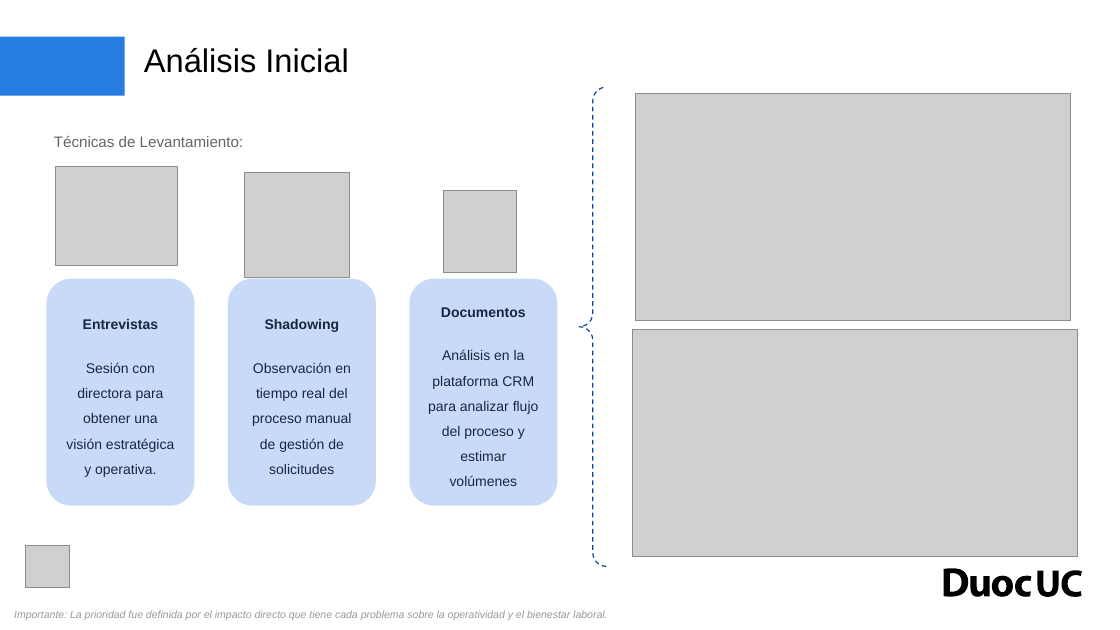
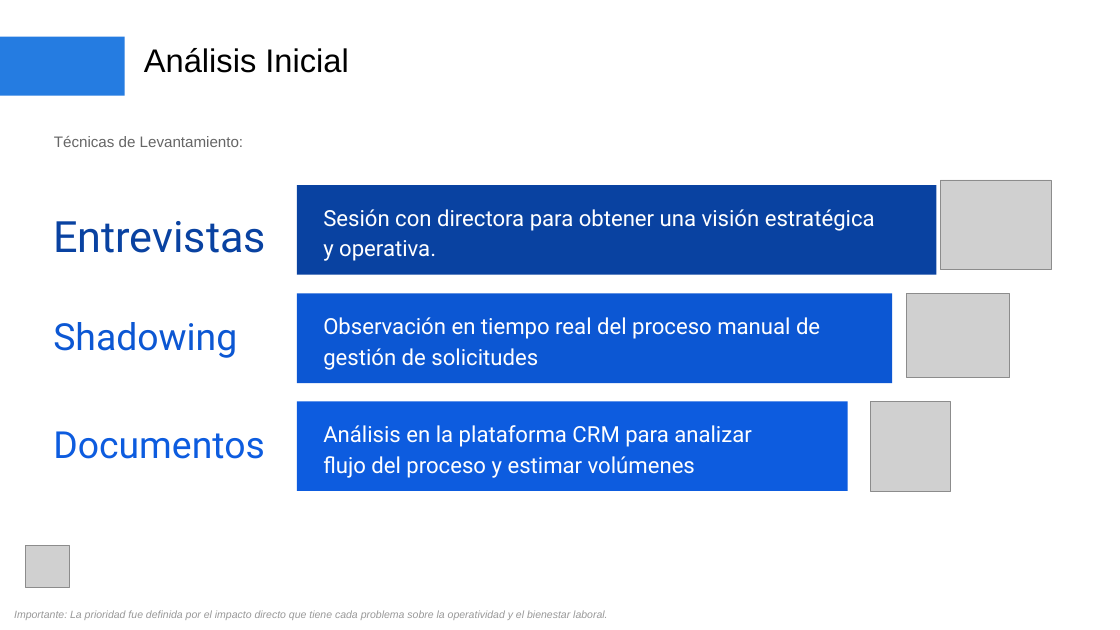
Before and after one commit to JoselynPinoDiaz/SB_Mallen_002D_RPA, a slide deck: slide 7 of Fase 1/Evidencias Grupales/Presentación Proyecto 01.pptx. Drawn at 1120x630 pixels with LibreOffice and Linux fonts; fonts in the diff are those of the drawing; grey boxes stand for pictures; background and template pictures are left out. Boxes give left, top, right and bottom in pixels: in the first picture for what was removed or moved away, otherwise in the second. Text is boxed around its words. In the diff, an @@ line names an element or a change of style, - is before the commit and + after.

```diff
--- a/Fase 1/Evidencias Grupales/Presentación Proyecto 01.pptx
+++ b/Fase 1/Evidencias Grupales/Presentación Proyecto 01.pptx
@@ left brace removed at [580,87,607,567] @@
@@ picture removed at [635,93,1071,320] @@
@@ rectangle added at [297,185,936,275], fill #0942A1 @@
@@ size 12 to 19 pt, font Arial to Roboto, text colour #172740 to #FFFFFF; alignment centre to left; line spacing 1.5 to 1.15; less space between paragraphs; fill #C9DAF8 to none in 3 elements at [323,425,752,478], [323,317,820,370], [323,209,875,261] @@
@@ text "Sesión con directora para obtener ...": place and size @@
-text "Sesión con directora para obtener ..." at [46,279,194,506]
+text "Sesión con directora para obtener ..." at [323,209,875,261]
@@ picture: place and size @@
-picture at [56,166,178,265]
+picture at [941,180,1052,270]
@@ text added at [53,221,266,253], 37 pt, text #0942A1 @@
+Entrevistas
@@ rectangle added at [297,293,892,383], fill #0C57D3 @@
@@ picture: place and size @@
-picture at [245,172,350,277]
+picture at [907,293,1010,378]
@@ text added at [53,322,237,358], 32 pt, text #0C57D3 @@
+Shadowing
@@ text at [83,319,158,329]: paragraph removed @@
-Entrevistas
@@ text at [265,319,340,332]: paragraph removed @@
-Shadowing
@@ text "Observación en tiempo real del ...": place and size @@
-text "Observación en tiempo real del ..." at [228,279,376,506]
+text "Observación en tiempo real del ..." at [323,317,820,370]
@@ text at [441,307,526,317]: paragraph removed @@
-Documentos
@@ picture removed at [633,329,1077,556] @@
@@ rectangle added at [297,402,848,492], fill #0D5CDF @@
@@ picture: place and size @@
-picture at [444,191,517,272]
+picture at [870,402,950,492]
@@ text added at [53,431,264,459], 32 pt, text #0D5CDF @@
+Documentos
@@ text "Análisis en la plataforma CRM ...": place and size @@
-text "Análisis en la plataforma CRM ..." at [409,279,557,506]
+text "Análisis en la plataforma CRM ..." at [323,425,752,478]
@@ freeform shape removed at [944,569,1032,597] @@
@@ freeform shape removed at [1038,571,1059,597] @@
@@ freeform shape removed at [1062,571,1082,597] @@
```
Also in this commit, not shown: 18 other slides changed.
